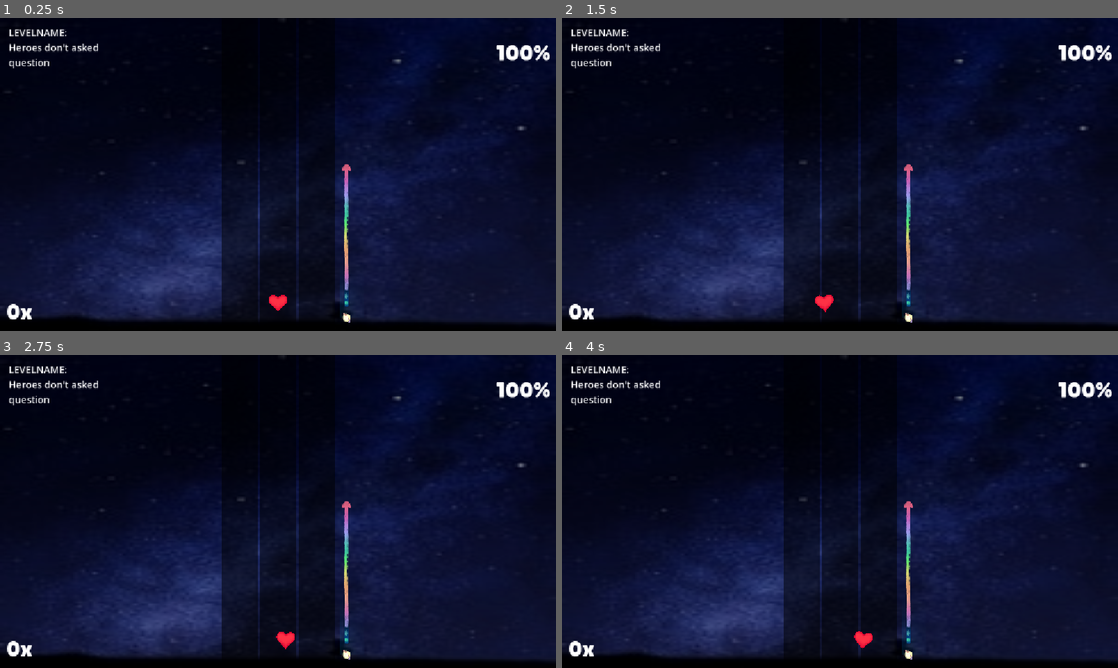
Above: before the commit, frames 1-4 (two rows, left to right).
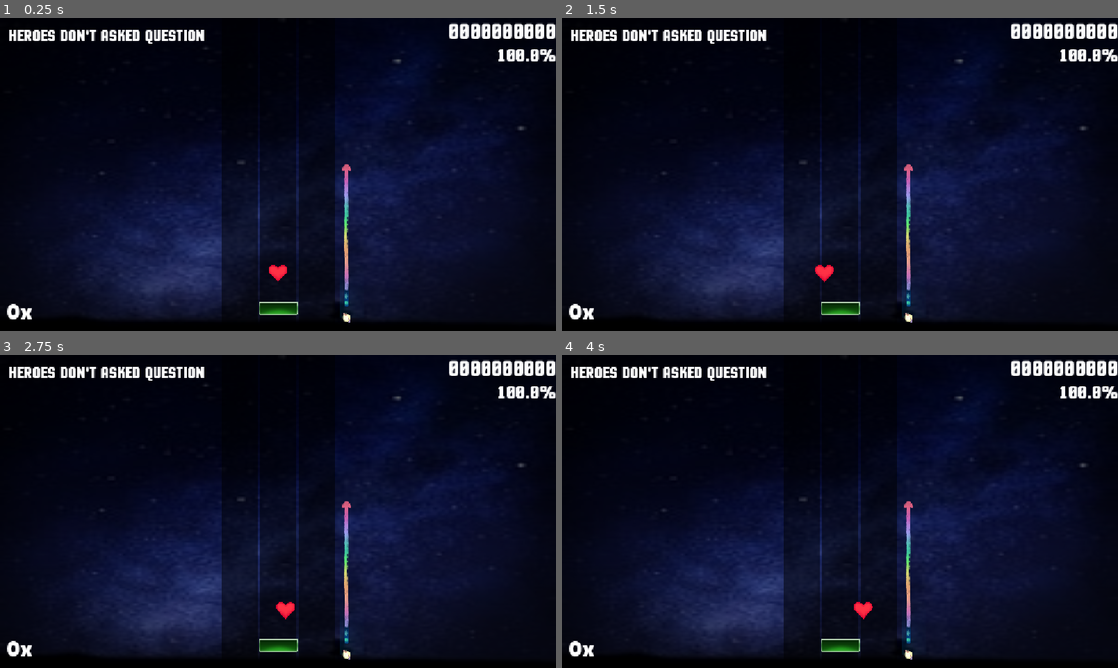
Above: after the commit, the same moments.

Repository: YugoJr/Prototype
Game: Godot game, scene res://scenes/main_scene.tscn
Two runs of this game, one before a commit and one after it. Both use one fixed random seed, a clock stepped at 60 frames per second and the inputs below. Sound files missing from this copy of the repository are replaced by a short silence.
Inputs (mouse positions are in pixels of both pictures, inside the frame that each line leads up to):
- Up to frame 1 (0.25 s): no input
- Up to frame 2 (1.5 s): tap Enter at 0.5 s; move the mouse to (962, 158) at 0.52 s; tap C (noteC) at 0.6 s; tap Space at 1.25 s; move the mouse to (728, 190) at 1.27 s; hold Shift (shiftLEFT) from 1.28 s (still down); tap D (noteD) at 1.35 s
- Up to frame 3 (2.75 s): tap Enter at 2 s; move the mouse to (333, 442) at 2.02 s; release Shift (shiftLEFT) at 2.03 s; tap E (noteE) at 2.1 s
- Up to frame 4 (4 s): tap Space at 2.75 s; move the mouse to (812, 574) at 2.77 s; tap F (noteF) at 2.85 s; tap Enter at 3.5 s; move the mouse to (1006, 558) at 3.52 s; hold Shift (shiftLEFT) from 3.53 s (still down); tap I (noteI) at 3.6 s

The runs differ from the first frame. In frame 1, 10% of the frame differs, in the area x 0-100%, y 0-98%; in frame 2, 10%; in frame 3, 10%; in frame 4, 10%.

Commit message:
fixed some ui

Diff:
--- a/scenes/main_scene.tscn
+++ b/scenes/main_scene.tscn
@@ -32,8 +32,10 @@
 script = ExtResource("5_c16ls")
 
 [node name="player" parent="." unique_id=210516738 instance=ExtResource("1_pw63i")]
-position = Vector2(576, 591)
+position = Vector2(576, 529)
 
 [node name="AudioStreamPlayer" type="AudioStreamPlayer" parent="." unique_id=372020352]
 stream = ExtResource("3_7ykc4")
 autoplay = true
+
+[node name="notes" type="Node" parent="." unique_id=883961493]
--- a/scenes/main_ui.tscn
+++ b/scenes/main_ui.tscn
@@ -1,8 +1,11 @@
 [gd_scene format=3 uid="uid://bnpkfp3pi4wix"]
 
 [ext_resource type="Texture2D" uid="uid://cwlkk1tlejn0n" path="res://assets/background/azul.jpg" id="1_j6a7c"]
+[ext_resource type="Texture2D" uid="uid://beioan5bymnv6" path="res://assets/sprites/vignette.png" id="2_i1gbh"]
 [ext_resource type="FontFile" uid="uid://c7yusr7jjg4f5" path="res://assets/fonts/LilitaOne-Regular.ttf" id="2_scoti"]
+[ext_resource type="FontFile" uid="uid://uevkn8vsq43x" path="res://assets/fonts/MotionControl-Bold.otf" id="3_46p8p"]
 [ext_resource type="Texture2D" uid="uid://c1kqab3fwb0lm" path="res://assets/HP_bar/scorebar_resize.png" id="3_i1gbh"]
+[ext_resource type="Texture2D" uid="uid://ot732j05ogiy" path="res://assets/Notes/mania-note1.png" id="3_okuri"]
 [ext_resource type="Texture2D" uid="uid://cac1fr8yr30s5" path="res://assets/HP_bar/HP_bar.png" id="4_46p8p"]
 
 [sub_resource type="StyleBoxFlat" id="StyleBoxFlat_fnul3"]
@@ -28,6 +31,14 @@
 texture = ExtResource("1_j6a7c")
 expand_mode = 1
 
+[node name="vignette" type="TextureRect" parent="." unique_id=1911735591]
+modulate = Color(1, 1, 1, 0.72156864)
+layout_mode = 1
+offset_right = 3840.0
+offset_bottom = 2160.0
+scale = Vector2(0.3, 0.3)
+texture = ExtResource("2_i1gbh")
+
 [node name="playerLines" type="Node" parent="." unique_id=1938424199]
 
 [node name="Panel" type="Panel" parent="playerLines" unique_id=231553751]
@@ -43,6 +54,22 @@
 grow_horizontal = 2
 grow_vertical = 2
 theme_override_styles/panel = SubResource("StyleBoxFlat_fnul3")
+
+[node name="TextureRect" type="TextureRect" parent="playerLines/Panel" unique_id=1338291010]
+layout_mode = 1
+anchors_preset = 8
+anchor_left = 0.5
+anchor_top = 0.5
+anchor_right = 0.5
+anchor_bottom = 0.5
+offset_left = -41.0
+offset_top = 263.99994
+offset_right = 215.0
+offset_bottom = 345.99994
+grow_horizontal = 2
+grow_vertical = 2
+scale = Vector2(0.3199994, 0.3199994)
+texture = ExtResource("3_okuri")
 
 [node name="Panel3" type="Panel" parent="playerLines" unique_id=680392843]
 anchors_preset = 8
@@ -78,10 +105,11 @@
 offset_top = 16.0
 offset_right = 354.0
 offset_bottom = 172.0
-theme_override_font_sizes/font_size = 20
-text = "LEVELNAME:
-Heroes don't asked
-question"
+scale = Vector2(1.0035582, 1)
+theme_override_fonts/font = ExtResource("3_46p8p")
+theme_override_font_sizes/font_size = 40
+text = "Heroes don't asked question"
+uppercase = true
 
 [node name="Combo" type="Label" parent="." unique_id=1803723797]
 layout_mode = 0
@@ -94,14 +122,18 @@
 text = "0x"
 
 [node name="Accuracy" type="Label" parent="." unique_id=1148076145]
-layout_mode = 0
-offset_left = 1028.0
-offset_top = 45.0
-offset_right = 1364.0
-offset_bottom = 201.0
-theme_override_fonts/font = ExtResource("2_scoti")
+layout_mode = 1
+anchors_preset = 1
+anchor_left = 1.0
+anchor_right = 1.0
+offset_left = -200.0
+offset_top = 53.0
+offset_bottom = 103.0
+grow_horizontal = 0
+theme_override_fonts/font = ExtResource("3_46p8p")
 theme_override_font_sizes/font_size = 46
-text = "100%"
+text = "100.0%"
+horizontal_alignment = 2
 
 [node name="HP_Bar" type="TextureProgressBar" parent="." unique_id=546290183]
 layout_mode = 1
@@ -115,3 +147,16 @@
 texture_under = ExtResource("3_i1gbh")
 texture_progress = ExtResource("4_46p8p")
 texture_progress_offset = Vector2(-60, -3)
+
+[node name="Label" type="Label" parent="." unique_id=1803973220]
+layout_mode = 1
+anchors_preset = 1
+anchor_left = 1.0
+anchor_right = 1.0
+offset_left = -55.0
+offset_bottom = 23.0
+grow_horizontal = 0
+theme_override_fonts/font = ExtResource("3_46p8p")
+theme_override_font_sizes/font_size = 52
+text = "0000000000"
+horizontal_alignment = 2
--- a/scripts/player.gd
+++ b/scripts/player.gd
@@ -7,4 +7,4 @@
 	var boxRight = global.centerViewport.x + 80
 	var targetX = lerp(boxLeft, boxRight, mouseRatio)
 	position.x = lerp(position.x, targetX, 0.9)
-	rotation = (position.x - global.centerViewport.x) / 360
+	#rotation = (position.x - global.centerViewport.x) / 360
Renamed: assets/fonts/motion-control/MotionControl-Bold.otf -> assets/fonts/MotionControl-Bold.otf
Not shown, changed: assets/fonts/MotionControl-Bold.otf.import
Renamed: assets/fonts/motion-control/MotionControl-BoldItalic.otf -> assets/fonts/MotionControl-BoldItalic.otf
Not shown, changed: assets/fonts/MotionControl-BoldItalic.otf.import
Binary file removed: assets/fonts/motion-control/Motion Control Font.png
Not shown, removed: assets/fonts/motion-control/Read Me If You Feel Like It.txt
Binary file added: assets/sprites/vignette.png
Not shown, changed: assets/sprites/vignette.png.import
